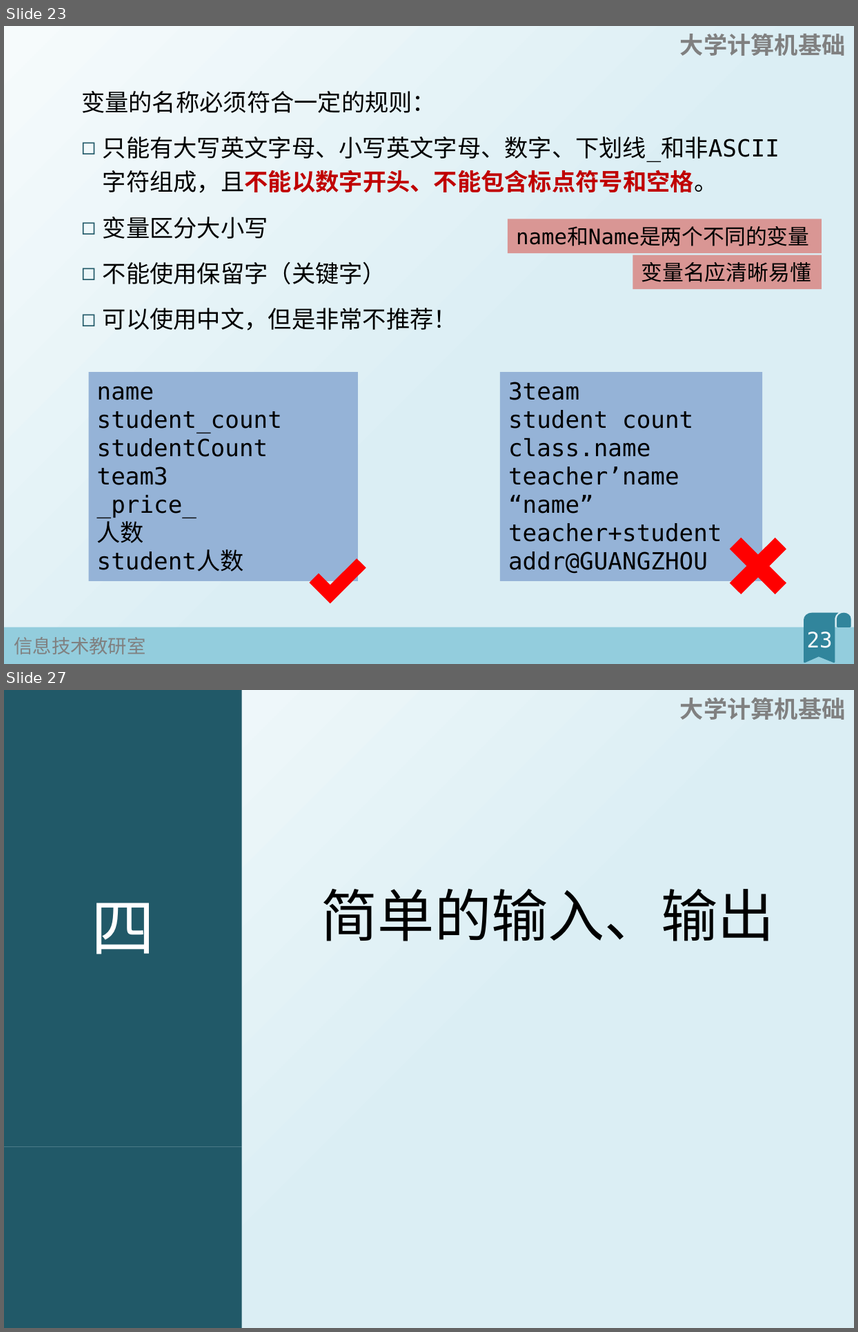
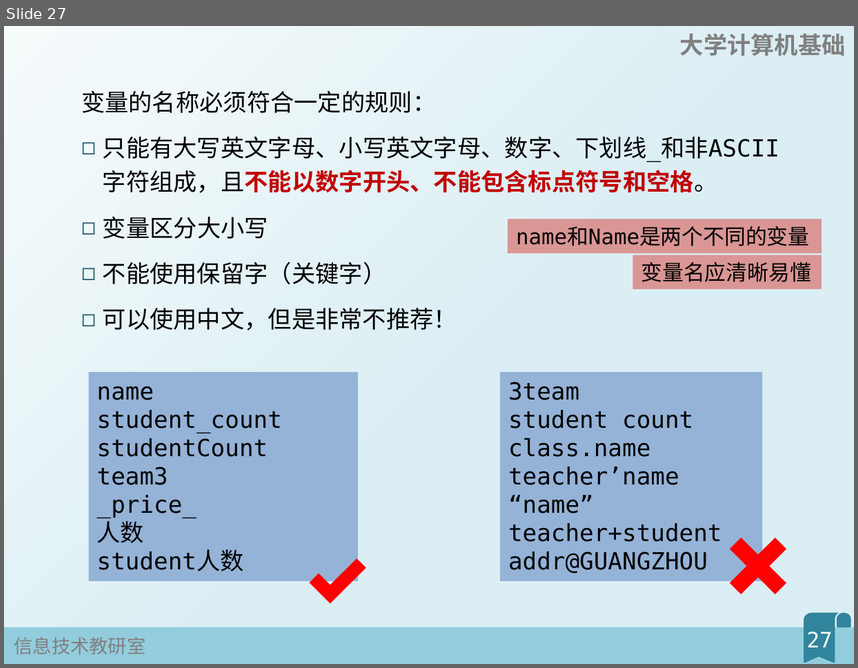
Before and after one commit to fjzfmxd/-, a slide deck: 1Python基本元素/幻灯片.pptx. Shown one above the other, each under a label of ours: slides 23 and 27 before the commit, slide 27 after it; the slides between them are not shown. The pictures are 858x1332 and 858x668 pixels, drawn with LibreOffice and Linux fonts; fonts in the diff are those of the drawing. Boxes give left, top, right and bottom in pixels: in the first picture for what was removed or moved away, otherwise in the second. Text is boxed around its words. In the diff, an @@ line names an element or a change of style, - is before the commit and + after.

```diff
--- a/1Python基本元素/幻灯片.pptx
+++ b/1Python基本元素/幻灯片.pptx
@@ slide 27 removed at [4,690,854,1328], background gradient #F6FBFC to #DBEEF4; not listed: 1 template element that a slide beside it also shows @@
@@ text removed at [4,690,242,1147] @@
-四
@@ title removed at [321,888,775,941] @@
-简单的输入、输出
@@ rectangle removed at [4,1147,242,1328] @@
@@ what was slide 23 is now slide 27 @@
@@ page number at [807,631,833,647]: text changed @@
-23
+27
```
Also in this commit, not shown: 11 slides changed, 7 slides added, 1 other slide removed, 5 other files.
